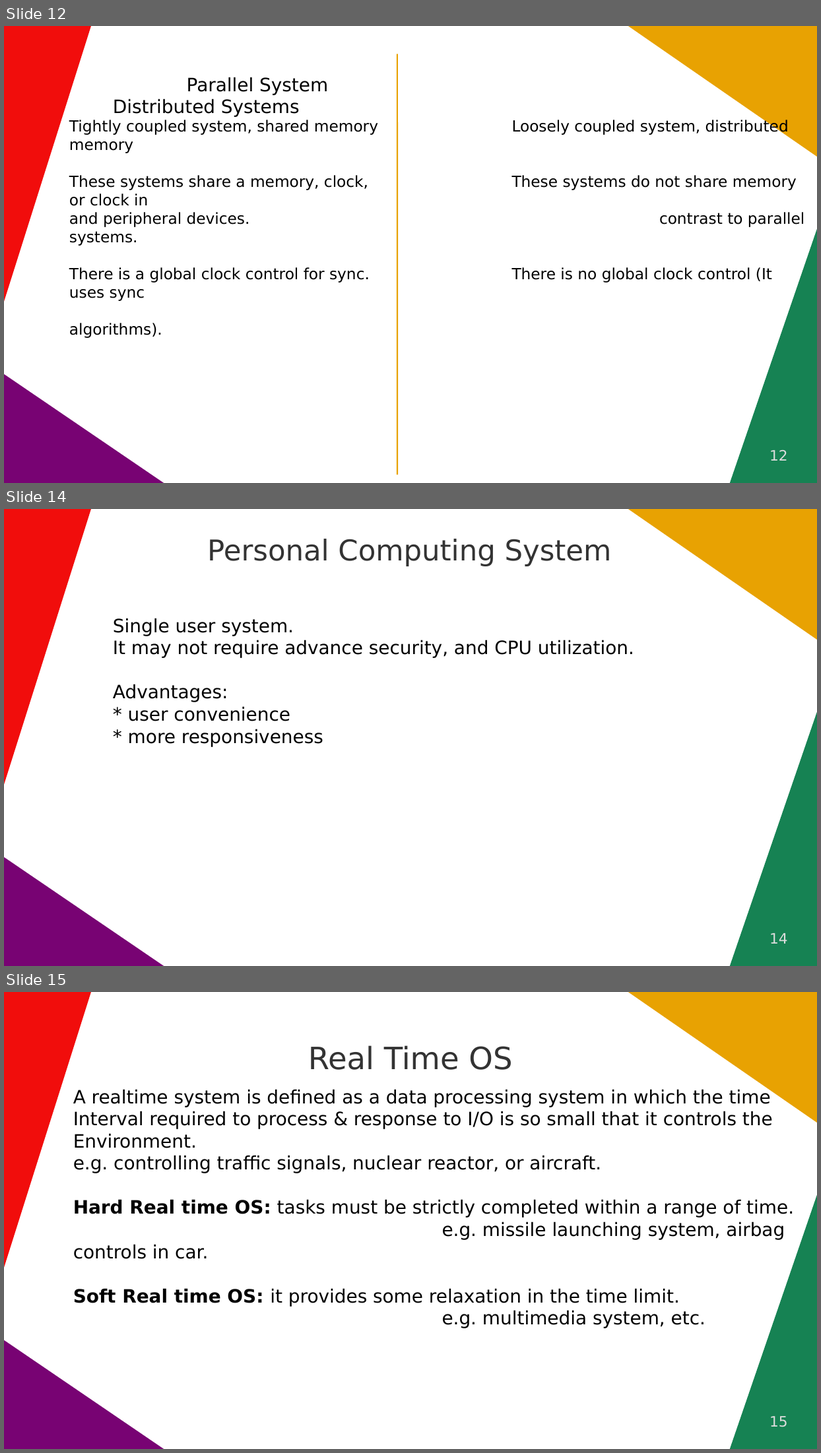
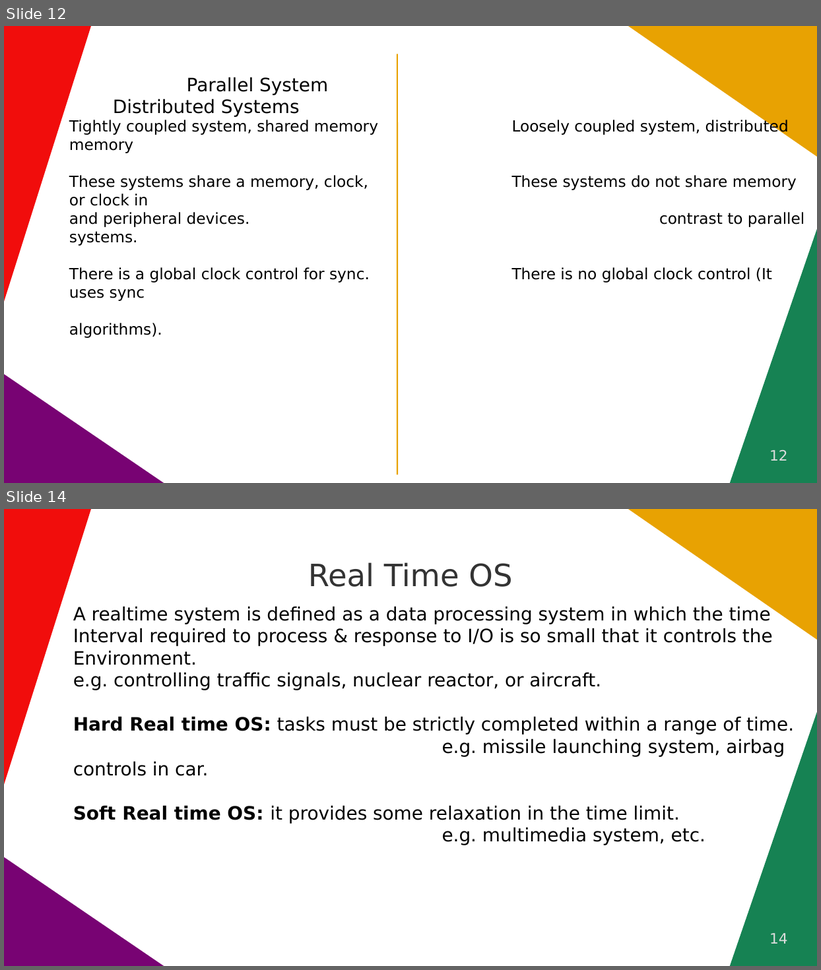
Before and after one commit to hackeramitkumar/Study-Materials, a slide deck: OS_Notes.odp. Shown one above the other, each under a label of ours: slides 12, 14 and 15 before the commit, slides 12 and 14 after it; the slides between them are not shown. The pictures are 821x1453 and 821x970 pixels, drawn with LibreOffice and Linux fonts; fonts in the diff are those of the drawing. Boxes give left, top, right and bottom in pixels: in the first picture for what was removed or moved away, otherwise in the second. Text is boxed around its words. In the diff, an @@ line names an element or a change of style, - is before the commit and + after.

```diff
--- a/OS_Notes.odp
+++ b/OS_Notes.odp
@@ slide 14 removed at [4,509,817,966], background #FFFFFF; not listed: 4 template elements that a slide beside it also shows @@
@@ title removed at [207,539,612,566] @@
-Personal Computing System
@@ text removed at [113,618,634,747] @@
-Single user system.
-It may not require advance security, and CPU utilization.
-Advantages:
-* user convenience
-* more responsiveness
@@ page number removed at [770,933,788,944] @@
-14
@@ what was slide 15 is now slide 14 @@
@@ page number at [770,933,788,944]: text changed @@
-15
+14
```
Also in this commit, not shown: 3 slides changed, 3 other files.
